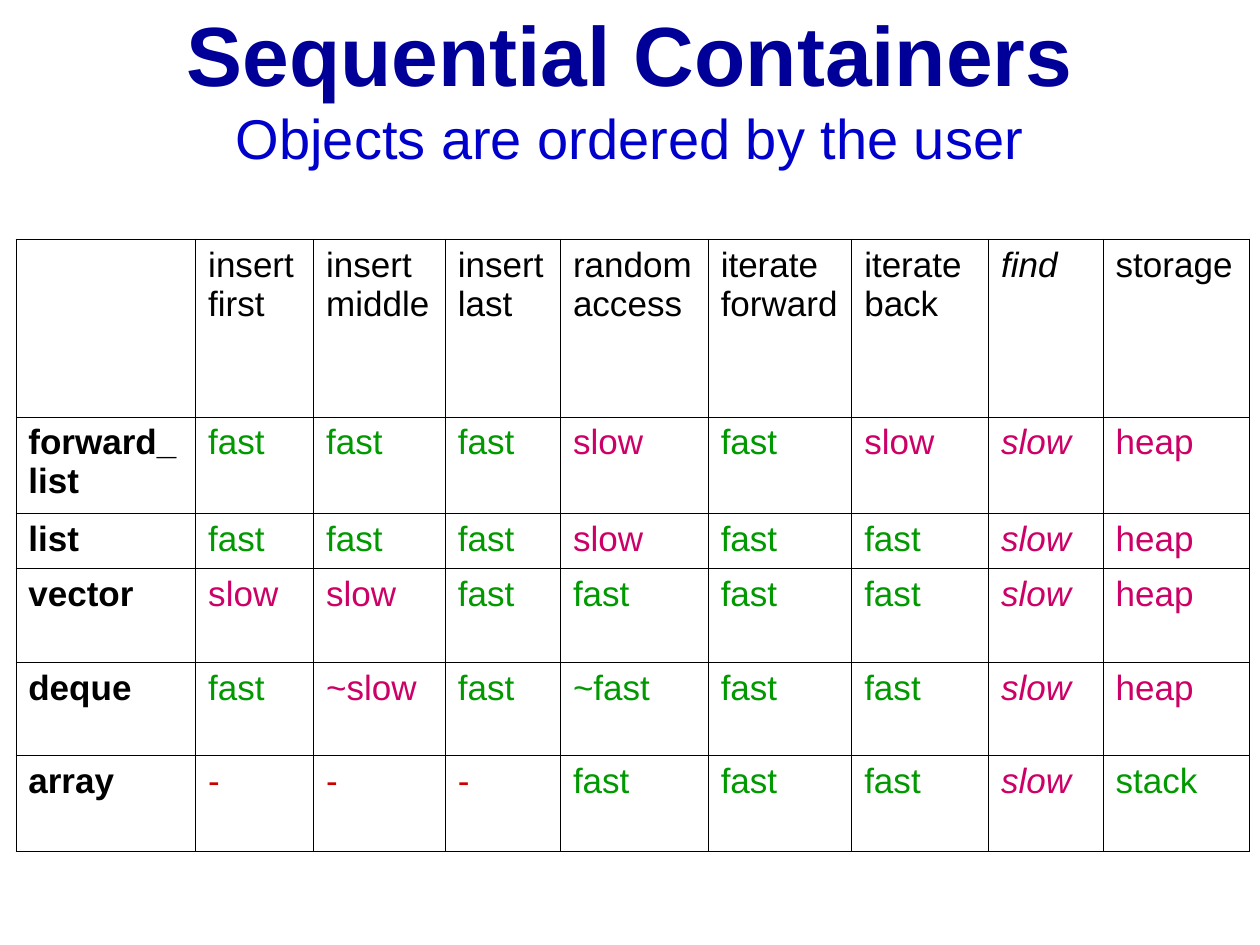
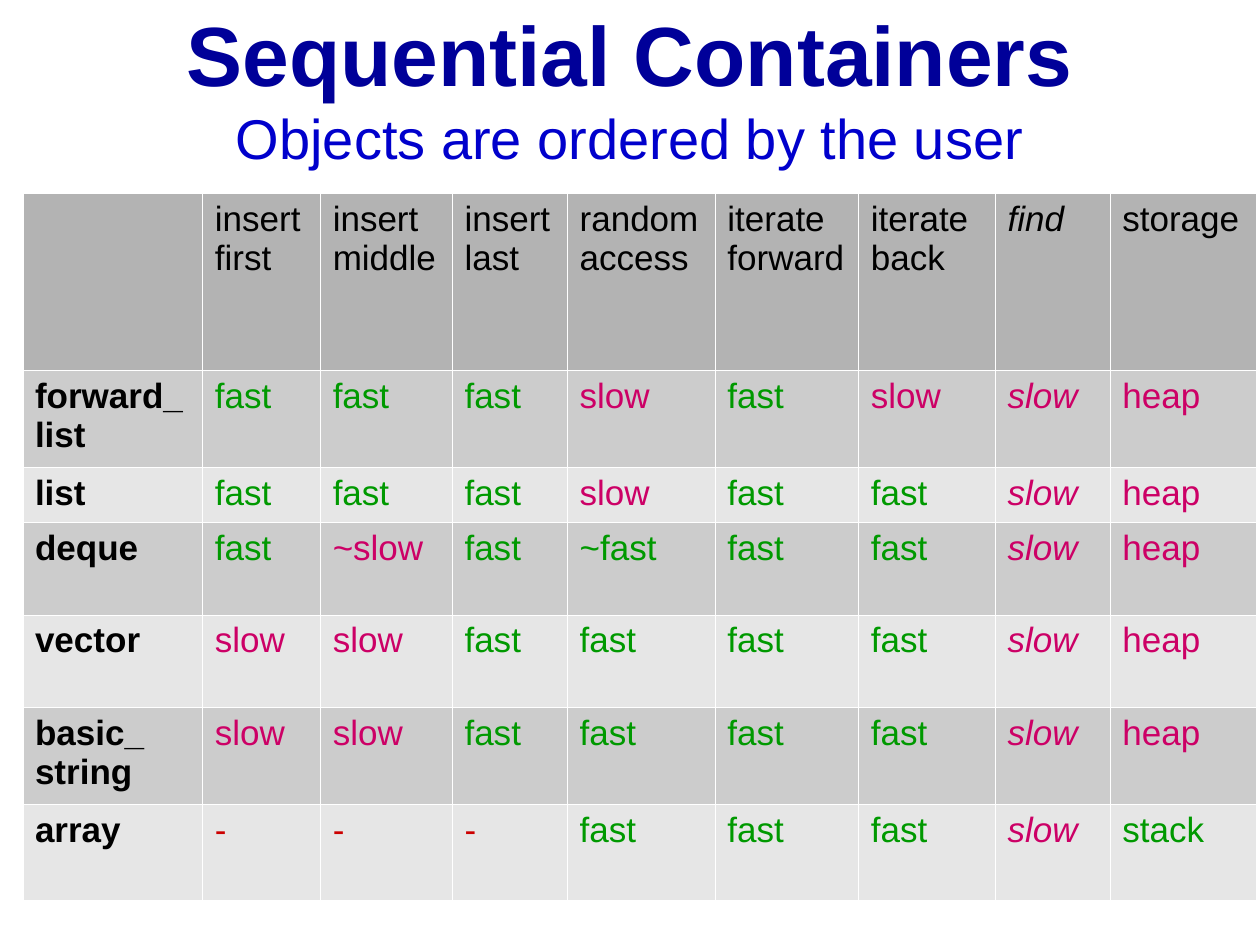
Before and after one commit to cpp-at-ariel/cpp-5780, a slide deck: slide 5 of 10-stl-containers/slides-containers.odp. Drawn at 1260x945 pixels with LibreOffice and Linux fonts; fonts in the diff are those of the drawing. Boxes give left, top, right and bottom in pixels: in the first picture for what was removed or moved away, otherwise in the second. Text is boxed around its words. In the diff, an @@ line names an element or a change of style, - is before the commit and + after.

```diff
--- a/10-stl-containers/slides-containers.odp
+++ b/10-stl-containers/slides-containers.odp
@@ table at (23,194,1257,900) @@
+row 4: deque | fast | ~slow | fast | ~fast | fast | fast | slow | heap
-row 5: deque | fast | ~slow | fast | ~fast | fast | fast | slow | heap
+row 6: basic_ string | slow | slow | fast | fast | fast | fast | slow | heap
@@ table: place and size @@
-table at (16,239,1251,852)
+table at (23,194,1257,900)
```
Also in this commit, not shown: 2 other slides changed, 1 slide added, 1 slide removed, 1 other file.
